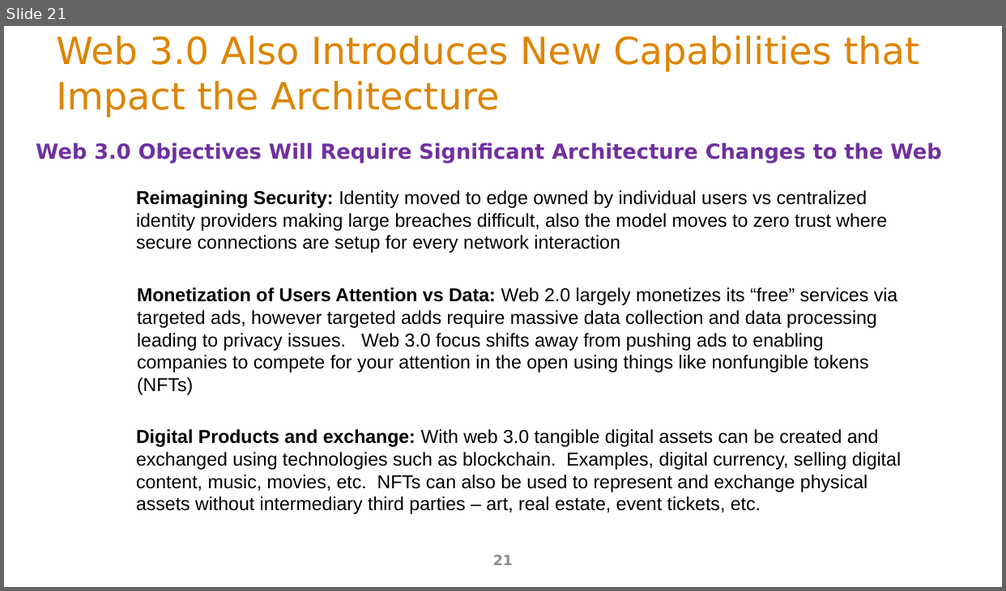
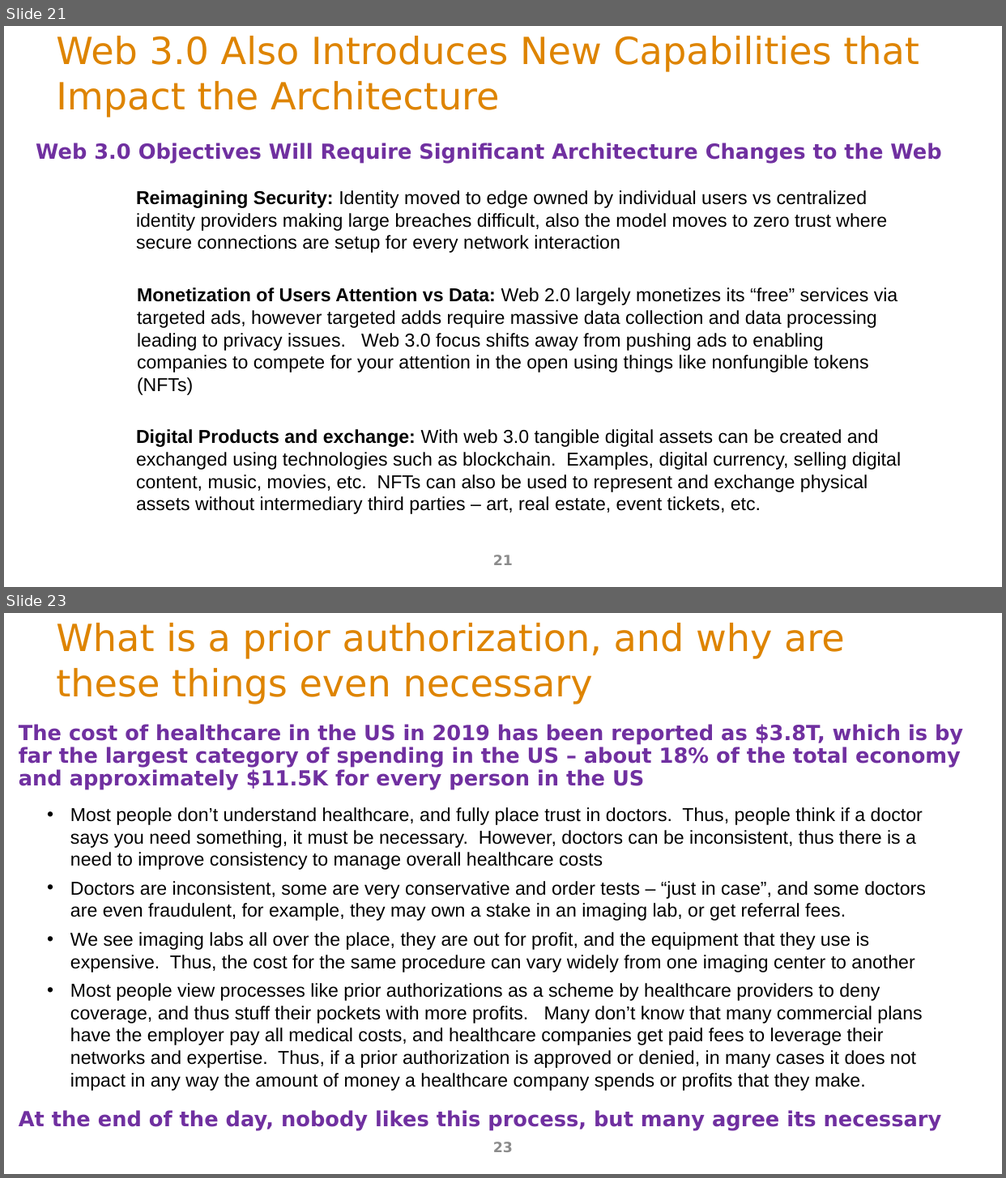
Before and after one commit to ArchitectingSoftware/SE577-SoftwareArchitecture, a slide deck: lectures/m5WebAndApiArchitecture.pptx. Shown one above the other, each under a label of ours: slide 21 before the commit, slides 21 and 23 after it; the slides between them are not shown. The pictures are 1006x591 and 1006x1178 pixels, drawn with LibreOffice and Linux fonts; fonts in the diff are those of the drawing. Boxes give left, top, right and bottom in pixels: in the first picture for what was removed or moved away, otherwise in the second. Text is boxed around its words. In the diff, an @@ line names an element or a change of style, - is before the commit and + after.

```diff
--- a/lectures/m5WebAndApiArchitecture.pptx
+++ b/lectures/m5WebAndApiArchitecture.pptx
@@ slide 23 added at (x1=4, y1=613, x2=1002, y2=1174), background #FFFFFF @@
@@ title added at (x1=56, y1=623, x2=845, y2=705), 36 pt, text #DE8400 @@
+What is a prior authorization, and why are these things even necessary
@@ text added at (x1=19, y1=724, x2=963, y2=790), 20 pt, text #7030A0, bold @@
+The cost of healthcare in the US in 2019 has been reported as $3.8T, which is by far the largest category of spending in the US – about 18% of the total economy and approximately $11.5K for every person in the US
@@ text added at (x1=70, y1=807, x2=926, y2=1091), 18 pt, text #000000 @@
+• Most people don’t understand healthcare, and fully place trust in doctors. Thus, people think if a doctor says you need something, it must be necessary. However, doctors can be inconsistent, thus there is a need to improve consistency to manage overall healthcare costs
+• Doctors are inconsistent, some are very conservative and order tests – “just in case”, and some doctors are even fraudulent, for example, they may own a stake in an imaging lab, or get referral fees.
+• We see imaging labs all over the place, they are out for profit, and the equipment that they use is expensive. Thus, the cost for the same procedure can vary widely from one imaging center to another
+• Most people view processes like prior authorizations as a scheme by healthcare providers to deny coverage, and thus stuff their pockets with more profits. Many don’t know that many commercial plans have the employer pay all medical costs, and healthcare companies get paid fees to leverage their networks and expertise. Thus, if a prior authorization is approved or denied, in many cases it does not impact in any way the amount of money a healthcare company spends or profits that they make.
@@ text added at (x1=19, y1=1110, x2=942, y2=1131), 20 pt, text #7030A0, bold @@
+At the end of the day, nobody likes this process, but many agree its necessary
@@ page number added at (x1=493, y1=1142, x2=513, y2=1152), 13.5 pt, text #8C8C8C @@
+23
```
Also in this commit, not shown: 13 other slides added, 1 other file.
